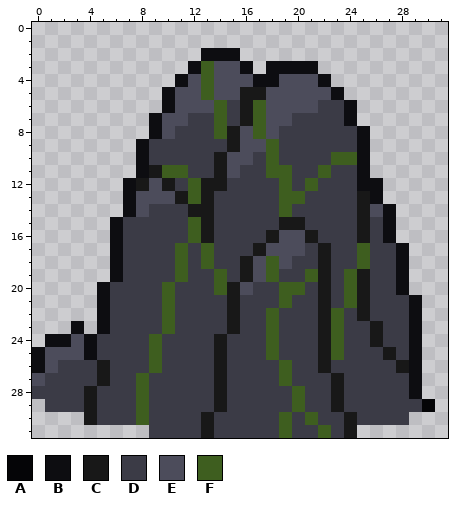
Two states of a pixel-art sprite, godot/assets/map/stone.png. The picture above was drawn from the file before the commit.
The file is 32x32 pixels. Colours within 5 levels of each other are drawn and written as one.
Palette (. is transparent): A #050507  B #0d0d11  C #181818  D #3b3b46  E #4c4c5b  F #3e5e1f
Now the later version:
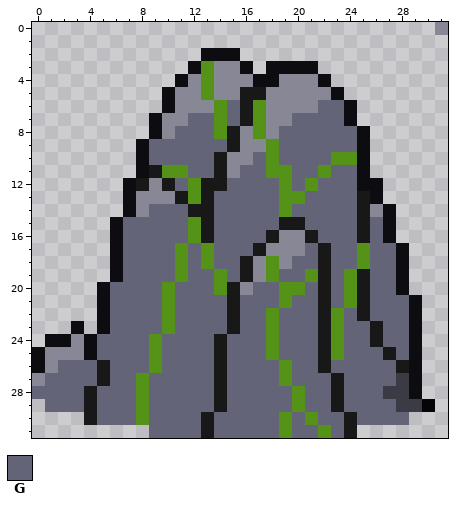
Colours new in this view: G #646479
Message: Steine heller gemacht
The exact change:
@@ palette @@
-E #4c4c5b
+E #878796
-F #3e5e1f
+F #549317
@@ x 29..31 @@
- 0 ...
+ 0 ..E
  1 ...
@@ x 0..31 @@
  5 ..........BEEFEECCEEEEEB........
- 6 ..........BEEEFDCFEEEEDDB.......
- 7 .........BEEDDFDCFEEDDDDB.......
- 8 .........BEDDDFCEFEDDDDDDB......
- 9 ........BDDDDDDCEEFDDDDDDB......
-10 ........BDDDDDCEEDFDDDDFFB......
-11 ........BCFFDDCEDDFFDDFDDB......
-12 .......BCECDFCCDDDDFDFDDDBB.....
-13 .......BEEECFCDDDDDFFDDDDCB.....
-14 .......BEDDDCCDDDDDFDDDDDCEB....
-15 ......BDDDDDFCDDDDDCCDDDDCDB....
-16 ......BDDDDDFCDDDDCEECDDDCDB....
-17 ......BDDDDFDFDDDCEEEDCDDFDDB...
-18 ......BDDDDFDFDDCEFEDDCDDFDDB...
-19 ......BDDDDFDDFDCEFDDFCDFCDDB...
-20 .....BDDDDFDDDFCEDDFFDCDFCDDB...
-21 .....BDDDDFDDDDCDDDFDDCDFCDDDB..
-22 .....BDDDDFDDDDCDDFDDDCFDCDDDB..
-23 ...B.BDDDDFDDDDCDDFDDDCFDDCDDB..
-24 .BBEBDDDDFDDDDCDDDFDDDCFDDCDDB..
-25 BEEEBDDDDFDDDDCDDDFDDDCFDDDCDB..
-26 BEDDDCDDDFDDDDCDDDDFDDCDDDDDCB..
-27 EDDDDCDDFDDDDDCDDDDFDDDCDDDDDB..
-28 DDDDCDDDFDDDDDCDDDDDFDDCDDDDDB..
-29 .DDDCDDDFDDDDDCDDDDDFDDCDDDDDDA.
-30 ....CDDDFDDDDCDDDDDFDFDDCDDDD...
-31 .........DDDDCDDDDDFDDFDC.......
+ 6 ..........BEEEFGCFEEEEGGB.......
+ 7 .........BEEGGFGCFEEGGGGB.......
+ 8 .........BEGGGFCEFEGGGGGGB......
+ 9 ........BGGGGGGCEEFGGGGGGB......
+10 ........BGGGGGCEEGFGGGGFFB......
+11 ........BCFFGGCEGGFFGGFGGB......
+12 .......BCECGFCCGGGGFGFGGGBB.....
+13 .......BEEECFCGGGGGFFGGGGCB.....
+14 .......BEGGGCCGGGGGFGGGGGCEB....
+15 ......BGGGGGFCGGGGGCCGGGGCGB....
+16 ......BGGGGGFCGGGGCEECGGGCGB....
+17 ......BGGGGFGFGGGCEEEGCGGFGGB...
+18 ......BGGGGFGFGGCEFEGGCGGFGGB...
+19 ......BGGGGFGGFGCEFGGFCGFCGGB...
+20 .....BGGGGFGGGFCEGGFFGCGFCGGB...
+21 .....BGGGGFGGGGCGGGFGGCGFCGGGB..
+22 .....BGGGGFGGGGCGGFGGGCFGCGGGB..
+23 ...B.BGGGGFGGGGCGGFGGGCFGGCGGB..
+24 .BBEBGGGGFGGGGCGGGFGGGCFGGCGGB..
+25 BEEEBGGGGFGGGGCGGGFGGGCFGGGCGB..
+26 BEGGGCGGGFGGGGCGGGGFGGCGGGGGCB..
+27 EGGGGCGGFGGGGGCGGGGFGGGCGGGGDB..
+28 GGGGCGGGFGGGGGCGGGGGFGGCGGGDDB..
+29 .GGGCGGGFGGGGGCGGGGGFGGCGGGGDDA.
+30 ....CGGGFGGGGCGGGGGFGFGGCGGGG...
+31 .........GGGGCGGGGGFGGFGC.......
Changed places in both pictures, as pixel boxes (x1, y1, x2, y2):
added: (435, 22, 448, 35)
changed: (32, 61, 409, 438)
